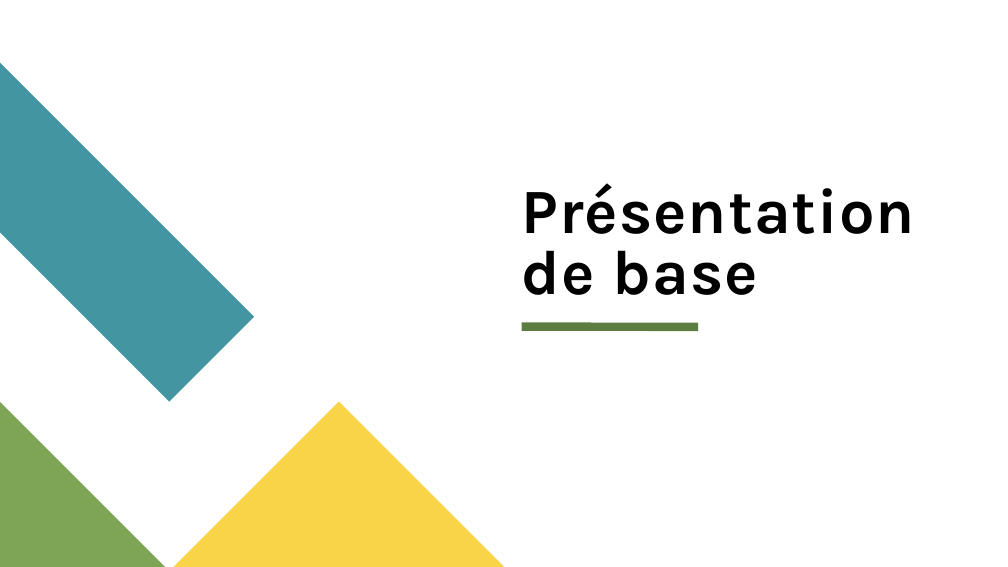
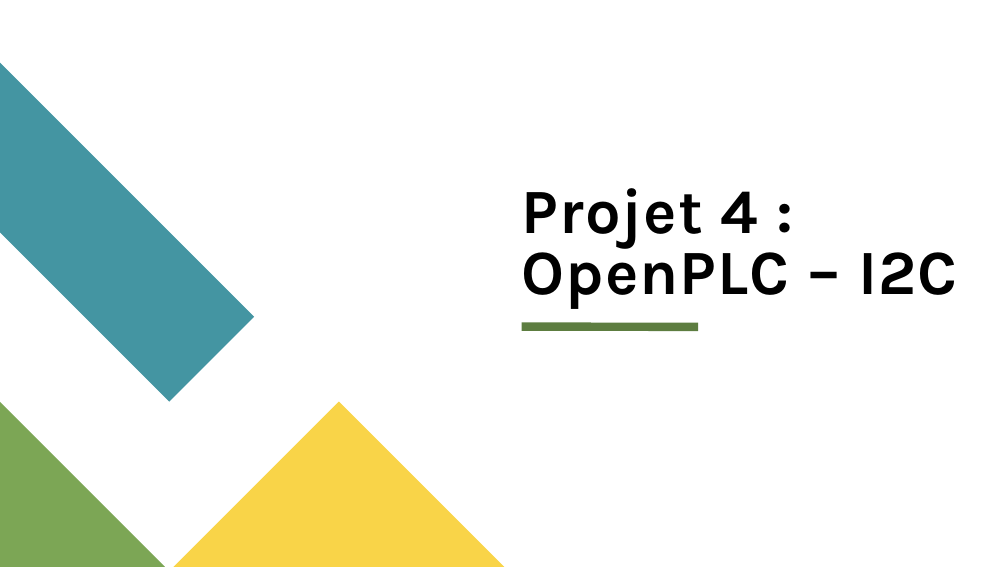
Before and after one commit to Mathieu-Giamberini/I2C-GIO_OpenPLC, a slide deck: slide 1 of 7_Rendue/OpenPLC.pptx. Drawn at 1008x567 pixels with LibreOffice and Linux fonts; fonts in the diff are those of the drawing. Boxes give left, top, right and bottom in pixels: in the first picture for what was removed or moved away, otherwise in the second. Text is boxed around its words. In the diff, an @@ line names an element or a change of style, - is before the commit and + after.

Commit message:
Presentation

```diff
--- a/7_Rendue/OpenPLC.pptx
+++ b/7_Rendue/OpenPLC.pptx
@@ title at <box>522,188,957,309</box>: text changed @@
-Présentation de base
+Projet 4 : OpenPLC – I2C
```
Also in this commit, not shown: 11 other files.
